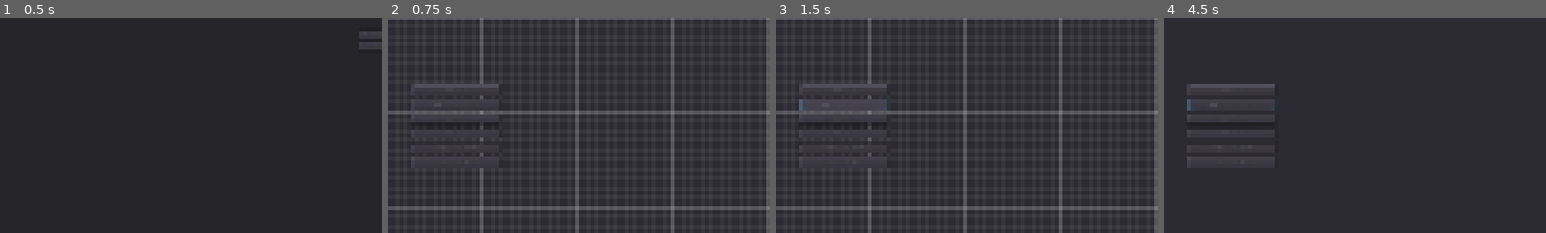
Above: before the commit, frames 1-4 (left to right).
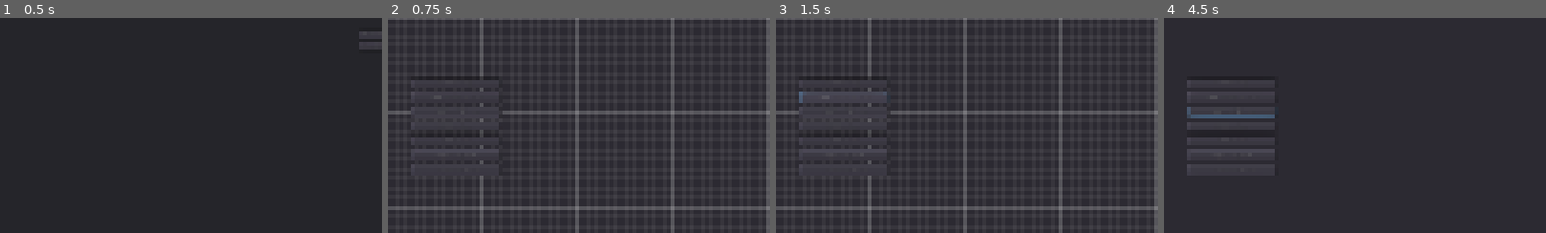
Above: after the commit, the same moments.

Repository: masterhand83/moon_dialogs
Game: Godot game, scene res://GUI/main_view.tscn
Two runs of this game, one before a commit and one after it. Both use one fixed random seed, a clock stepped at 60 frames per second and the inputs below.
Inputs (mouse positions are % of the whole screen's width and height, from its top left):
- Up to frame 1 (0.5 s): no input
- Up to frame 2 (0.75 s): click "New Project" at 0.5 s
- Up to frame 3 (1.5 s): click "Add initial Dialog" at 1.25 s
- Up to frame 4 (4.5 s): click (9, 67) at 2 s, where only the run after the commit has a clickable "Add final dialog"; click (2, 2) at 2.75 s; click (6, 2) at 3.5 s; click (8, 2) at 4.25 s
The pictures show only the part of the screen within x 0-50%, y 45-95%; the shares and areas given below are measured in that part.

Frame 1 is identical in both runs. In frame 2, 1.9% of the frame differs, in the area x 6-30%, y 27-74%; in frame 3, 2.4%; in frame 4, 2.5%, in the area x 6-29%, y 28-72%.

Commit message:
added new dialog buttons

Diff:
--- a/editor_menu/editor_buttons.gd
+++ b/editor_menu/editor_buttons.gd
@@ -1,6 +1,7 @@
 extends VBoxContainer
+signal add_start_dialog()
 signal add_dialog()
-signal add_start_dialog()
+signal add_final_dialog()
 signal add_action()
 signal add_event()
 signal return_to_menu()
@@ -12,3 +13,11 @@
 
 func _on_AddDialogButton_pressed() -> void:
     emit_signal('add_dialog')
+
+
+func _on_AddStartDialogButton_pressed() -> void:
+    emit_signal('add_start_dialog')
+
+
+func _on_AddFinalDialogButton_pressed() -> void:
+    emit_signal('add_final_dialog')
--- a/editor_menu/editor_buttons.tscn
+++ b/editor_menu/editor_buttons.tscn
@@ -15,39 +15,47 @@
 }
 
 [node name="AddDialogButton" type="Button" parent="."]
-margin_top = 45.0
+margin_top = 30.0
 margin_right = 185.0
-margin_bottom = 65.0
+margin_bottom = 50.0
 text = "Add Dialog"
 
 [node name="AddStartDialogButton" type="Button" parent="."]
-margin_top = 75.0
+margin_top = 60.0
 margin_right = 185.0
-margin_bottom = 95.0
+margin_bottom = 80.0
 text = "Add initial Dialog"
 
+[node name="AddFinalDialogButton" type="Button" parent="."]
+margin_top = 90.0
+margin_right = 185.0
+margin_bottom = 110.0
+text = "Add final dialog"
+
 [node name="AddActionButton" type="Button" parent="."]
-margin_top = 105.0
+margin_top = 120.0
 margin_right = 185.0
-margin_bottom = 125.0
+margin_bottom = 140.0
 text = "Add action"
 
 [node name="AddEventButton" type="Button" parent="."]
-margin_top = 135.0
+margin_top = 150.0
 margin_right = 185.0
-margin_bottom = 155.0
+margin_bottom = 170.0
 text = "add event"
 
 [node name="ExportToJSONButton" type="Button" parent="."]
-margin_top = 165.0
+margin_top = 180.0
 margin_right = 185.0
-margin_bottom = 185.0
+margin_bottom = 200.0
 text = "Export to JSON"
 
 [node name="ReturnEventButton" type="Button" parent="."]
-margin_top = 195.0
+margin_top = 210.0
 margin_right = 185.0
-margin_bottom = 215.0
+margin_bottom = 230.0
 text = "return to menu"
 [connection signal="pressed" from="AddDialogButton" to="." method="_on_AddDialogButton_pressed"]
+[connection signal="pressed" from="AddStartDialogButton" to="." method="_on_AddStartDialogButton_pressed"]
+[connection signal="pressed" from="AddFinalDialogButton" to="." method="_on_AddFinalDialogButton_pressed"]
 [connection signal="pressed" from="ReturnEventButton" to="." method="_on_ReturnEventButton_pressed"]
